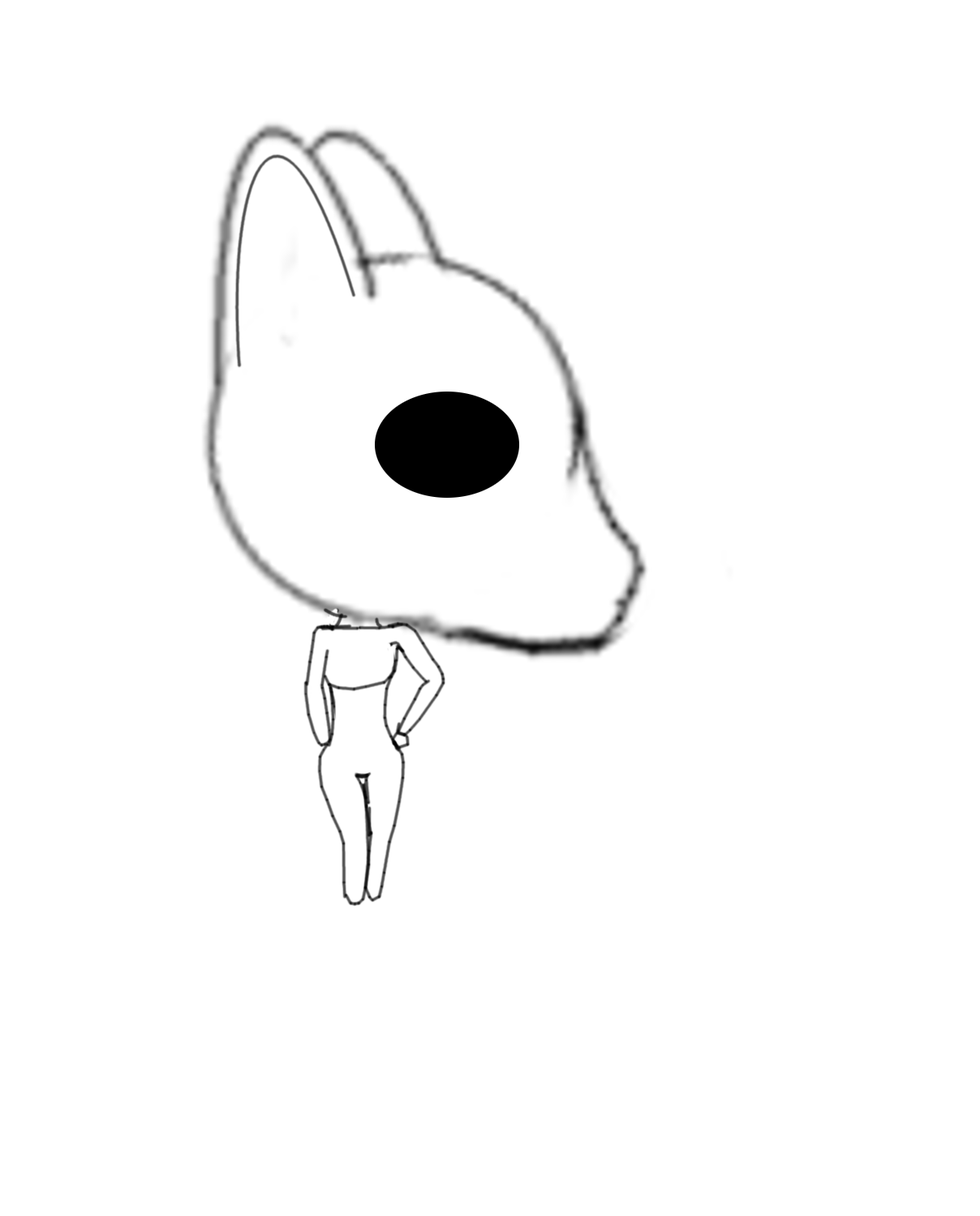
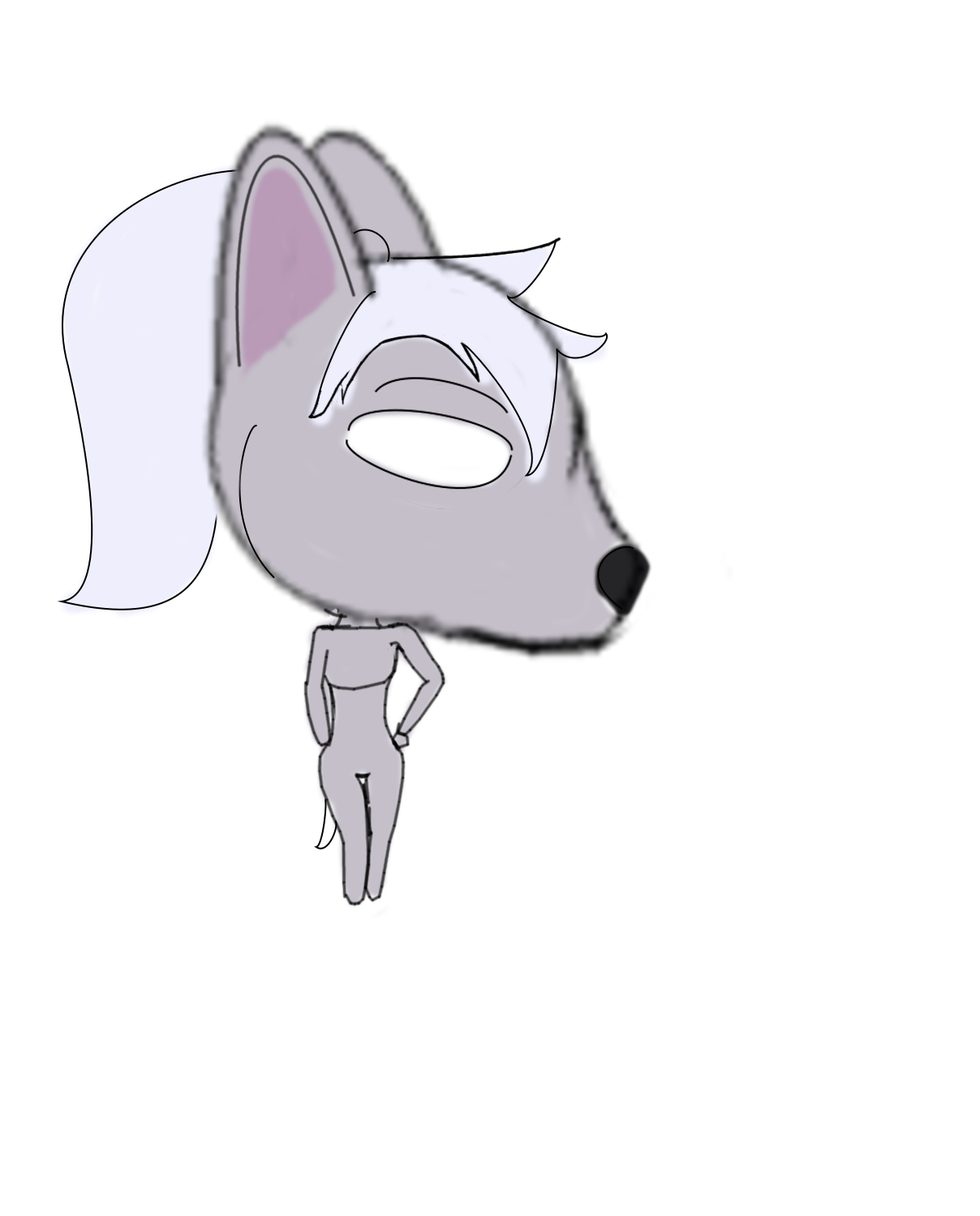
Revision of a layered (980, 1216) image; what changed, layer by layer:
moved "HAIR" above "LINES", painted on it over left=56, top=153, right=635, bottom=850
painted on "LINES" over left=234, top=153, right=535, bottom=510
added layer "HAIR?" above "nose" over left=56, top=162, right=613, bottom=622
added layer "nose" above "BASE" over left=591, top=541, right=652, bottom=619
added layer "BASE" above "ear" over left=204, top=128, right=629, bottom=918
added layer "ear" above "sayori_dark.png copy #1" over left=225, top=147, right=369, bottom=426
